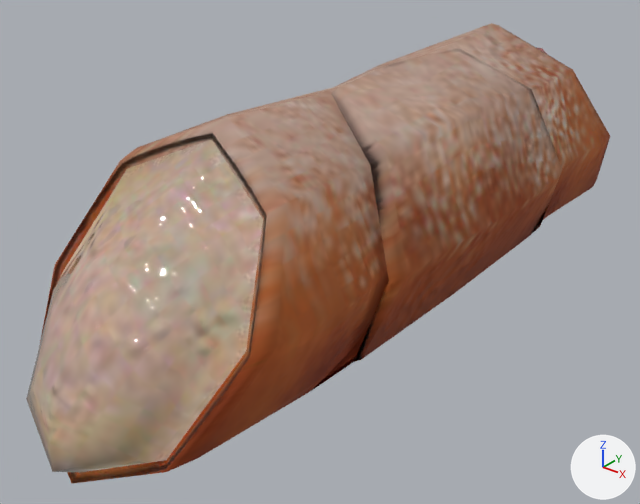
An edit to the glTF model public/3d-model-2.glb, drawn before and after from the same camera.
Rendered twice from a 50 mm lens placed at (0.358, -0.54, 0.26), pointed at (-0.037, -0.047, -0.045). Arrows for +X, +Y and +Z are at lower right; the lights stay in place. Where no turn or scale is listed for an object, it has been applied to the vertices.

In view in the first picture: 'Cannolo1.001'.
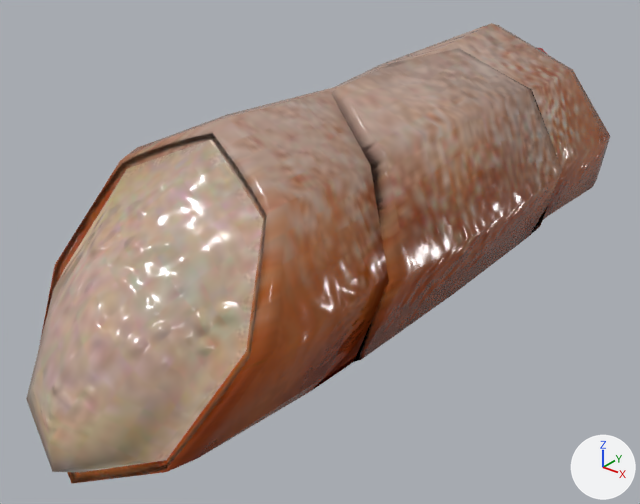
Commit message: MOD 3D model fix(?)

Edits to the bpy script that builds the scene:
```text
Change mat_material_003:
    remove # nodes: BsdfPrincipled, Math, NormalMap, OutputMaterial, SeparateColor, TexImage x3
    nodes: BsdfPrincipled, NormalMap, OutputMaterial, TexImage x2
    remove # uses the picture img_image_1
```

Boxes (x1, y1, x2, y2) around the edits, measured in the pictures (640 x 504 px):
'Cannolo1.001', surface changed
    both: (52, 24, 610, 475)
